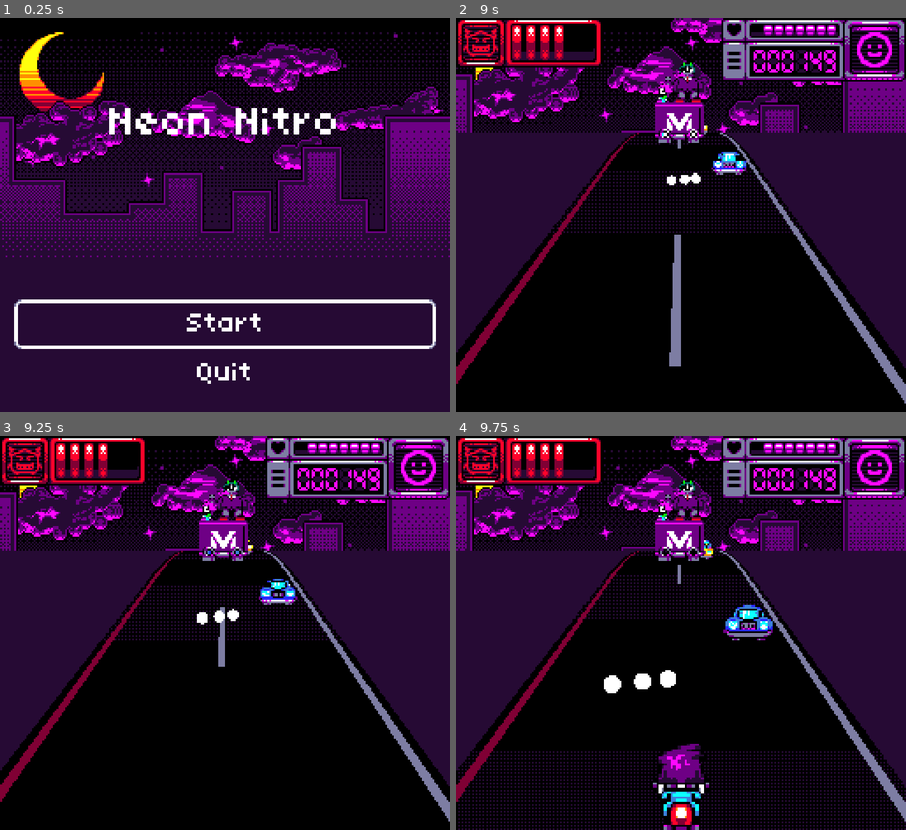
Above: before the commit, frames 1-4 (two rows, left to right).
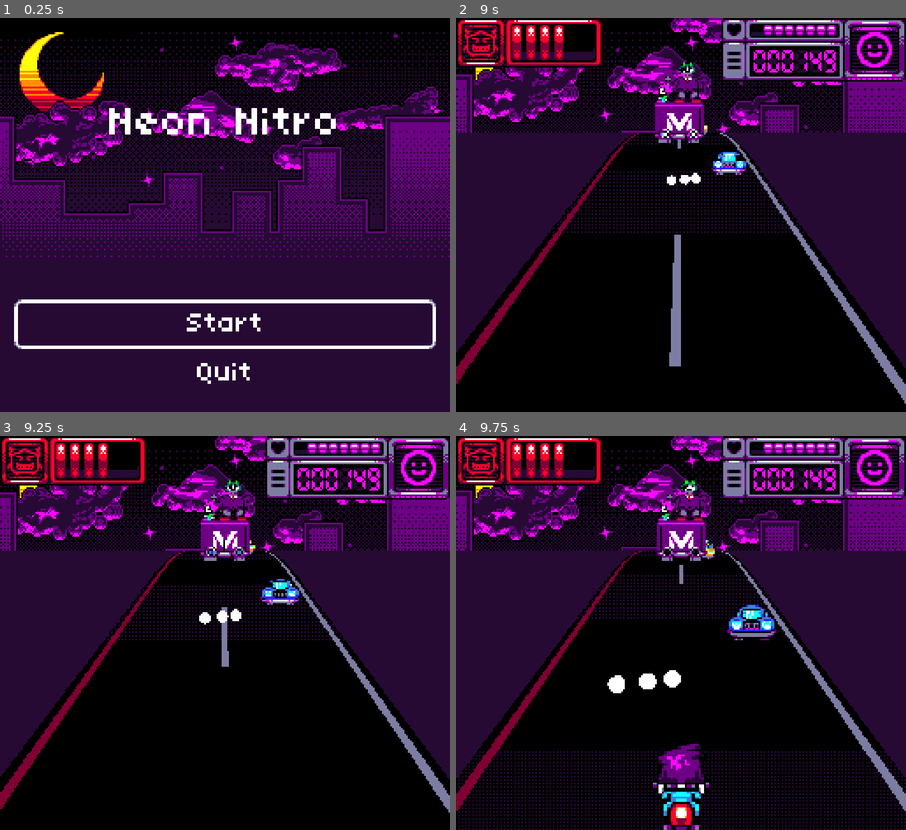
Above: after the commit, the same moments.

Repository: many-hats-team/lospecjam2
Game: Godot game, scene res://scenes/main.tscn
Same seed, same stepped clock (60 frames per second), same inputs: the game is played once before the commit and once after it.
Inputs:
- Up to frame 1 (0.25 s): no input
- Up to frame 2 (9 s): click "Start" at 0.5 s; hold D (player_right) 1.28-2.03 s; hold S (player_down) 2.03-2.78 s; hold D (player_right) 2.78-3.53 s; hold W (player_up) 3.53-4.28 s; hold A (player_left) 4.28-5.78 s; hold S (player_down) 5.78-6.53 s; hold D (player_right) 6.53-7.28 s; hold W (player_up) 7.28-8.03 s; hold D (player_right) 8.03-8.78 s; hold S (player_down) from 8.78 s (still down)
- Up to frame 3 (9.25 s): keep holding S (player_down)
- Up to frame 4 (9.75 s): release S (player_down) at 9.53 s; hold A (player_left) from 9.53 s (still down)

Frames 1-2 are identical in both runs. In frame 3, 4.0% of the frame differs, in the area x 0-100%, y 11-98%; in frame 4, 4.8%.

Commit message:
Make player recover in center of road

Diff:
--- a/project/scripts/objects/player.gd
+++ b/project/scripts/objects/player.gd
@@ -74,15 +74,22 @@
 	mgmt.unpause()
 	sprite.set_flash(false)
 
-	# Fall off screen and recover
-	var tween := create_tween()
-	tween\
+	# Fall off screen
+	await create_tween()\
 		.tween_property(self, "position:z", CRASH_POSITION_Z, CRASH_DURATION_S)\
-		.set_trans(Tween.TRANS_SINE)
-	tween\
+		.set_trans(Tween.TRANS_SINE)\
+		.finished
+
+	# Reset position
+	velocity = Vector3.ZERO
+	position.x = 0.0
+	sprite.texture = texture_center
+
+	# Come back on screen
+	await create_tween()\
 		.tween_property(self, "position:z", RECOVER_POSITION_Z, RECOVER_DURATION_S)\
-		.set_trans(Tween.TRANS_SINE)
-	await tween.finished
+		.set_trans(Tween.TRANS_SINE)\
+		.finished
 
 	# Regain control
 	weapon.start()
